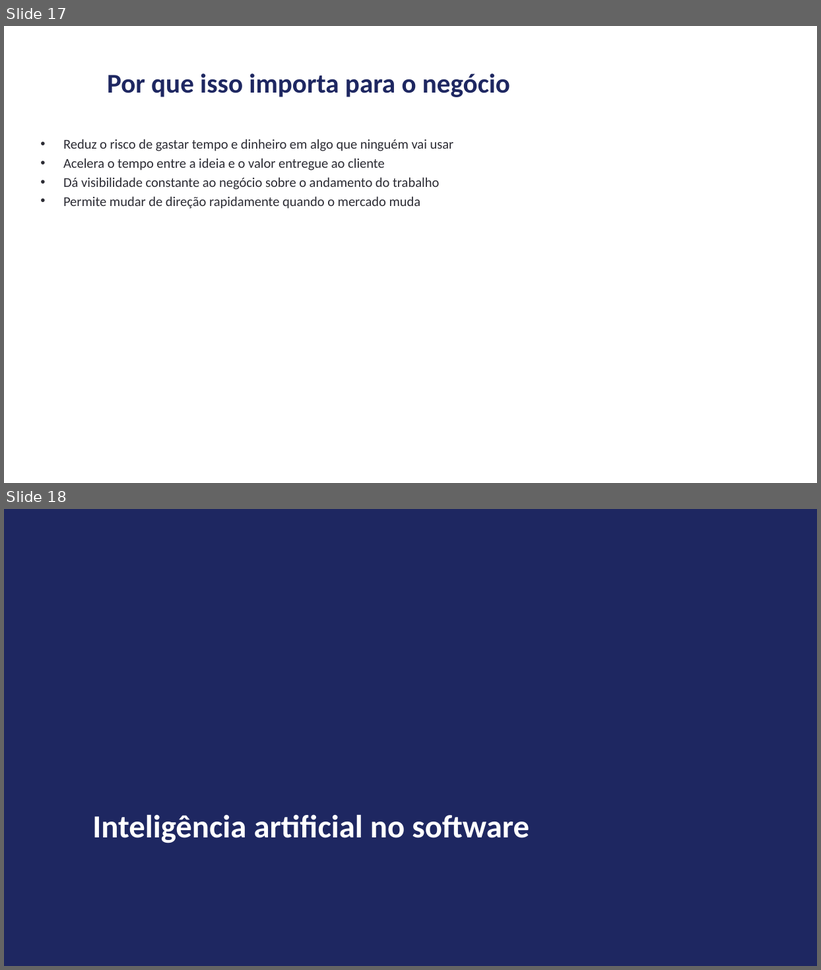
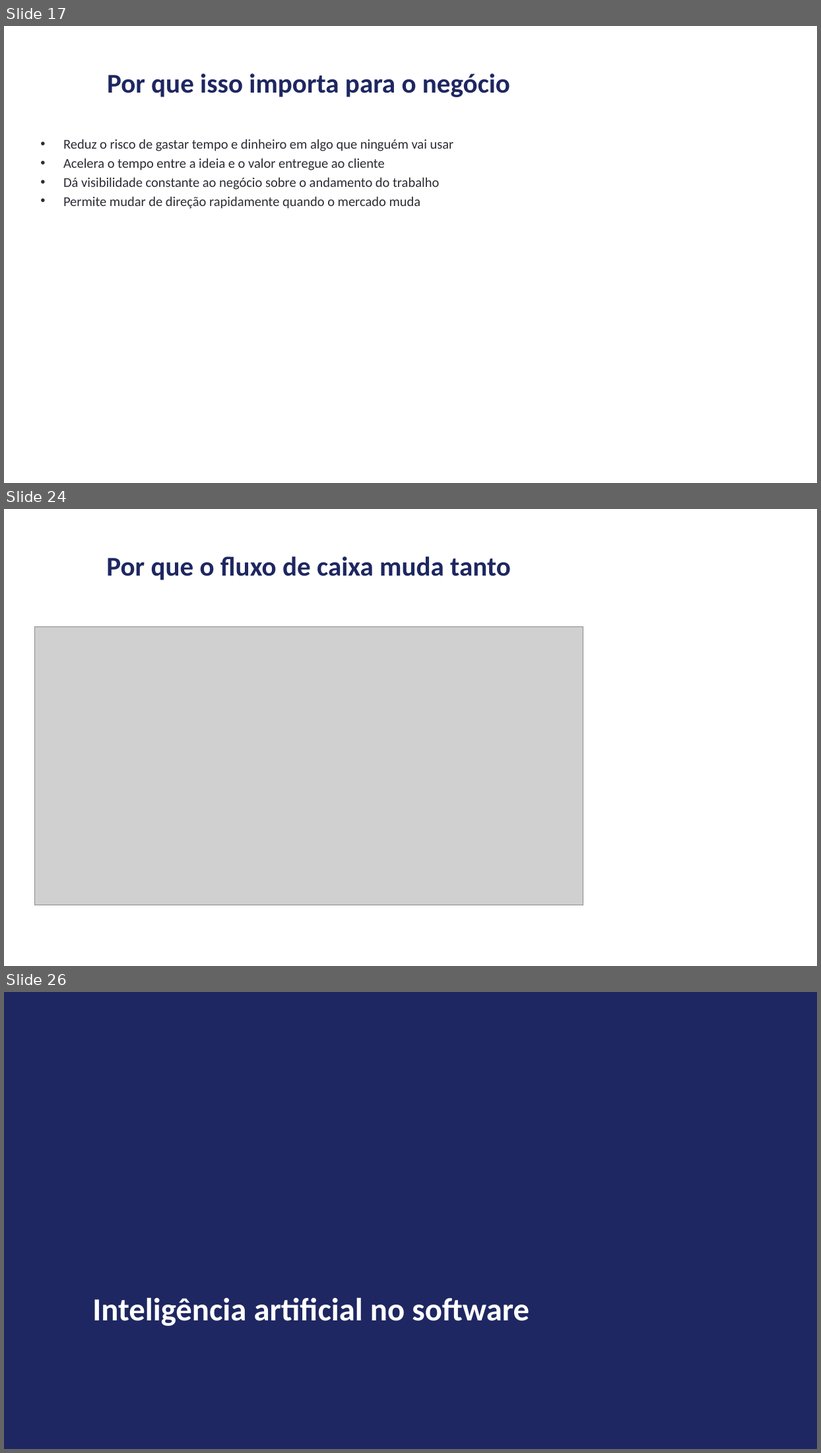
Before and after one commit to andrevberaldo/software-engineering, a slide deck: presentation/apresentacao.pptx. Shown one above the other, each under a label of ours: slides 17 and 18 before the commit, slides 17, 24 and 26 after it; the slides between them are not shown. The pictures are 821x970 and 821x1453 pixels, drawn with LibreOffice and Linux fonts; fonts in the diff are those of the drawing; grey boxes stand for pictures. Boxes give left, top, right and bottom in pixels: in the first picture for what was removed or moved away, otherwise in the second. Text is boxed around its words. In the diff, an @@ line names an element or a change of style, - is before the commit and + after.

```diff
--- a/presentation/apresentacao.pptx
+++ b/presentation/apresentacao.pptx
@@ slide 24 added at [4,509,817,966], background #FFFFFF @@
@@ title added at [106,557,511,580], 32 pt, text #1E2761, bold @@
+Por que o fluxo de caixa muda tanto
@@ picture added at [34,626,583,906] @@
@@ what was slide 18 is now slide 26 @@
```
Also in this commit, not shown: 1 slide changed, 7 other slides added, 5 other files.
